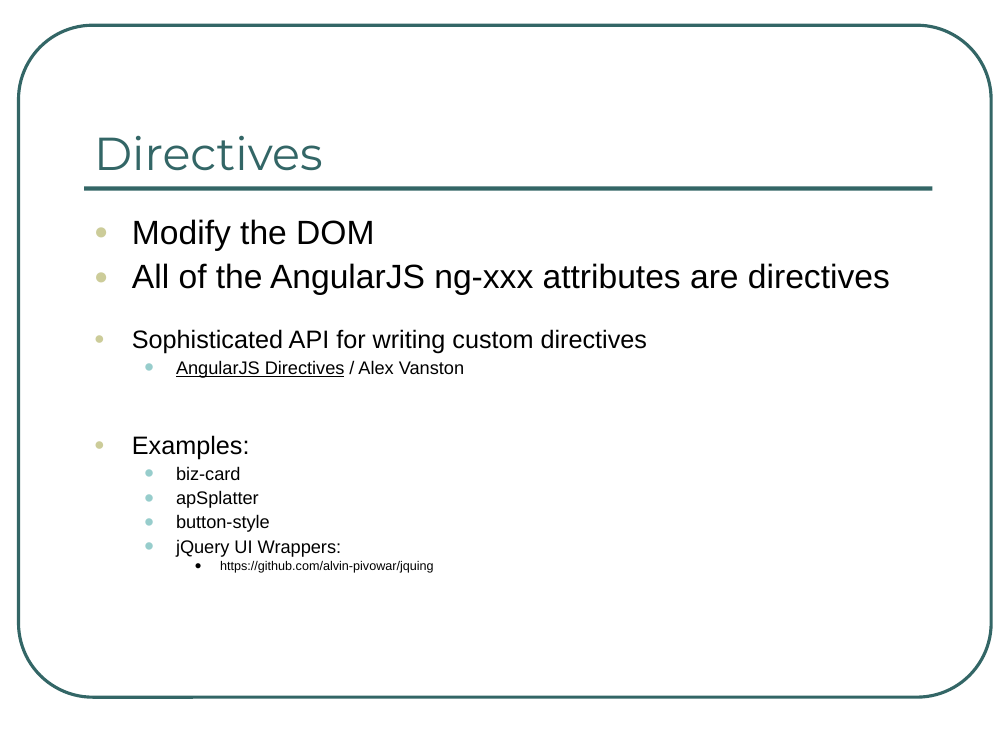
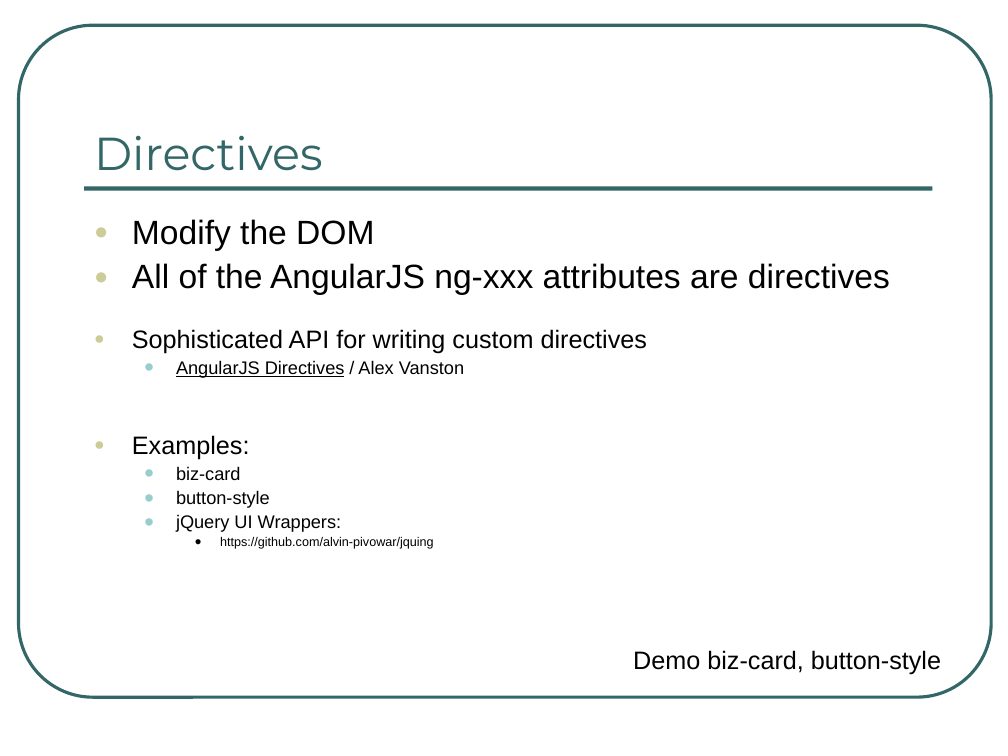
Before and after one commit to ng-al/AngularIntroApp, a slide deck: slide 29 of AngularJS Intro.ppt (slide 20 before the commit). Drawn at 1008x756 pixels with LibreOffice and Linux fonts; fonts in the diff are those of the drawing. Boxes give left, top, right and bottom in pixels: in the first picture for what was removed or moved away, otherwise in the second. Text is boxed around its words. In the diff, an @@ line names an element or a change of style, - is before the commit and + after.

```diff
--- a/AngularJS Intro.ppt
+++ b/AngularJS Intro.ppt
@@ text at bbox=[176, 490, 259, 508]: paragraph removed @@
-  • apSplatter
@@ text added at bbox=[633, 650, 941, 675], 18 pt, text #000000 @@
+Demo biz-card, button-style
```
Also in this commit, not shown: 12 other slides changed, 12 slides added, 4 slides removed.
